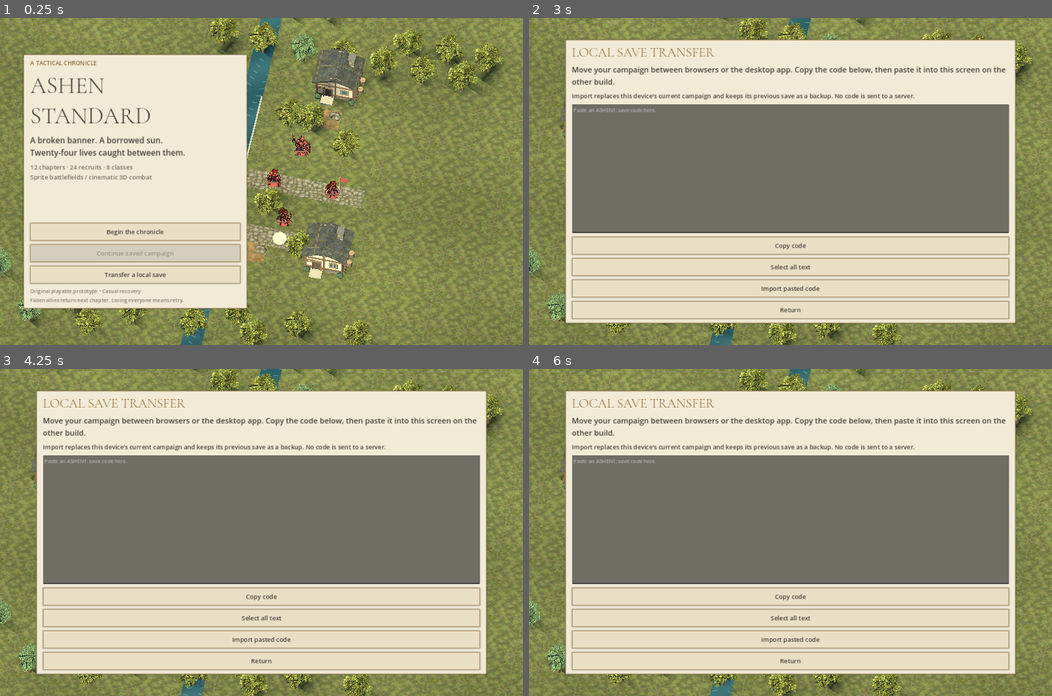
Above: before the commit, frames 1-4 (two rows, left to right).
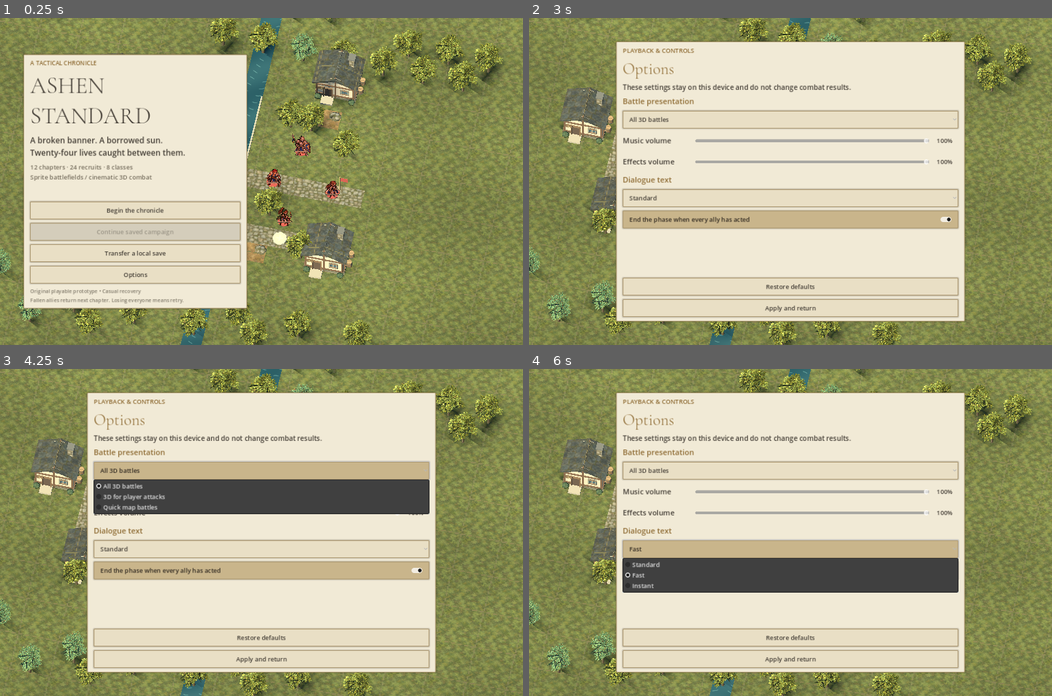
Above: after the commit, the same moments.

Repository: alexrao2000/Poem
Game: Godot game, scene res://main.tscn
Same seed, same stepped clock (60 frames per second), same inputs: the game is played once before the commit and once after it.
Inputs (mouse positions are in pixels of both pictures, inside the frame that each line leads up to):
- Up to frame 1 (0.25 s): no input
- Up to frame 2 (3 s): click "Transfer a local save" at 0.5 s; click "Import pasted code" at 1.25 s; click "Return" at 2 s; click (664, 273) at 2.75 s, where only the run after the commit has a clickable "Options"
- Up to frame 3 (4.25 s): click (261, 470) at 3.5 s, where only the run after the commit has a clickable "All 3D battles"
- Up to frame 4 (6 s): click (790, 548) at 4.25 s, where only the run after the commit has a clickable "Standard"; click (790, 571) at 5 s, where only the run after the commit has a clickable "End the phase when every ally…"; click (790, 548) at 5.75 s, where only the run after the commit has a clickable "Fast"

The runs differ from the first frame. In frame 1, 0.9% of the frame differs, in the area x 5-47%, y 56-80%; in frame 2, 49%; in frame 3, 49%; in frame 4, 51%, in the area x 6-94%, y 6-94%.

Commit message:
Add local playback, audio and dialogue preferences

Diff:
--- a/scripts/main.gd
+++ b/scripts/main.gd
@@ -18,6 +18,9 @@
 var scenery: RefCounted
 const CLASSES = ["Vanguard","Knight","Ranger","Arcanist","Warden","Rider","Corsair","Duelist"]
 var game = Rules.new()
+var preferences=preload("res://scripts/preferences.gd").new()
+var settings_path="user://preferences.json"
+var options_return="title"
 var tactics=preload("res://scripts/tactics.gd").new()
 var camera: Camera3D
 var environment: Environment
@@ -41,7 +44,6 @@
 var sfx_streams: Dictionary={}
 var sfx_players: Array=[]
 var music_transition: Tween
-var muted = false
 var sprites: Array = []
 var unit_nodes: Dictionary={}
 var moving_id=""
@@ -94,7 +96,8 @@
 	camera.current=true
 	canvas=CanvasLayer.new()
 	add_child(canvas)
-	setup_audio()
+	preferences.load_file(settings_path)
+	setup_audio();apply_audio_preferences()
 	show_title()
 
 func setup_audio():
@@ -131,8 +134,8 @@
 func _process(dt):
 	clock+=dt
 	if screen=="dialogue" and is_instance_valid(dialogue_label):
-		dialogue_reveal+=dt*55
-		dialogue_label.visible_characters=int(dialogue_reveal)
+		dialogue_reveal+=dt*float(preferences.values.text_speed)
+		dialogue_label.visible_characters=-1 if preferences.values.text_speed==0 else int(dialogue_reveal)
 	for s in sprites:
 		if is_instance_valid(s):s.position.y=s.get_meta("base_y",.65)+sin(clock*3+float(s.get_meta("phase",0)))*.015
 
@@ -271,6 +274,7 @@
 	button_in(v,"Begin the chronicle",func():game.new_campaign();music.play();show_camp())
 	button_in(v,"Continue saved campaign",load_campaign,not FileAccess.file_exists(save_path) and not FileAccess.file_exists(save_path+".bak"))
 	button_in(v,"Transfer a local save",func():show_save_transfer("title"))
+	button_in(v,"Options",func():show_options("title"))
 	label_in(v,"Original playable prototype • Casual recovery\nFallen allies return next chapter. Losing everyone means retry.",14,Color("827b6c"))
 
 func show_camp():
@@ -298,7 +302,9 @@
 	label_in(left,"Select up to six allies. Healing tiles restore 6 HP each turn. Open a portrait to inspect equipment. Wardens heal within staff range; everyone carries two field tonics.",16,Color("766e5e"))
 	var sp=Control.new();sp.size_flags_vertical=Control.SIZE_EXPAND_FILL;left.add_child(sp)
 	button_in(left,"Deploy company  >",func():game.start_battle();make_map();show_battle();game.save_game(save_path,"battle"),game.deployed.is_empty())
-	button_in(left,"Save campaign",func():save_with_feedback("camp"))
+	var tools_row=HBoxContainer.new();tools_row.add_theme_constant_override("separation",8);left.add_child(tools_row)
+	button_in(tools_row,"Save campaign",func():save_with_feedback("camp")).size_flags_horizontal=Control.SIZE_EXPAND_FILL
+	button_in(tools_row,"Options",func():show_options("camp")).size_flags_horizontal=Control.SIZE_EXPAND_FILL
 	button_in(left,"Transfer a local save",func():show_save_transfer("camp"))
 	button_in(left,"Return to title",show_title)
 	label_in(left,"Music: A Standard at Dawn · paired arrangements\nVisuals: original painted art and 3D models",13,Color("827b6c"))
@@ -389,7 +395,7 @@
 	var spacer=Control.new();spacer.size_flags_vertical=Control.SIZE_EXPAND_FILL;side.add_child(spacer)
 	button_in(side,"End player phase",end_turn,busy)
 	button_in(side,"Save battle",func():save_with_feedback("battle"),busy)
-	button_in(side,"Music: "+("off" if muted else "on"),func():muted=not muted;music.volume_db=-80 if muted else -12;update_side())
+	button_in(side,"Options / audio",func():show_options("battle"),busy)
 	button_in(side,"War council (restart map)",show_camp,busy)
 
 func highlight():
@@ -500,7 +506,7 @@
 	selected=null;target=null;origin=null;refresh_pieces();highlight();update_side()
 	if await check_result():return
 	game.save_game(save_path,"battle")
-	if game.living("player").all(func(u):return u.acted):end_turn()
+	if preferences.values.auto_end and game.living("player").all(func(u):return u.acted):end_turn()
 
 func end_turn():
 	if busy or screen!="battle":return
@@ -531,6 +537,9 @@
 
 func cinematic(a,b,events,initial_hp={}):
 	if events.is_empty():return
+	if not preferences.show_cinematic(a.team):
+		await map_combat_feedback(events)
+		return
 	skip_combat=false;music_mix(true)
 	var old_pos=camera.position;var old_rot=camera.rotation
 	var focus=Vector3((a.x+b.x)*.5,0,(a.y+b.y)*.5)
@@ -760,11 +769,11 @@
 	var speaker=game.roster.filter(func(u):return u.id==line.speaker)
 	dialogue_name.text=speaker[0].name if not speaker.is_empty() else line.speaker.capitalize()
 	dialogue_portrait.texture=portraits.get_portrait(line.speaker)
-	dialogue_label.text=line.text;dialogue_label.visible_characters=0;dialogue_reveal=0.0
+	dialogue_label.text=line.text;dialogue_label.visible_characters=-1 if preferences.values.text_speed==0 else 0;dialogue_reveal=0.0
 
 func advance_dialogue():
 	if screen!="dialogue":return
-	if dialogue_label.visible_characters<dialogue_label.text.length():
+	if dialogue_label.visible_characters>=0 and dialogue_label.visible_characters<dialogue_label.text.length():
 		dialogue_reveal=dialogue_label.text.length();dialogue_label.visible_characters=dialogue_label.text.length();return
 	dialogue_index+=1;refresh_dialogue()
 
@@ -1022,3 +1031,58 @@
 		cube(route_preview,Vector3((a.x+b.x)*.5,.055,(a.y+b.y)*.5),Vector3(1,.025,.075) if a.y==b.y else Vector3(.075,.025,1),Color("ffdf88"))
 	for offset in [Vector2(-.43,0),Vector2(.43,0),Vector2(0,-.43),Vector2(0,.43)]:
 		cube(route_preview,Vector3(destination.x+offset.x,.055,destination.y+offset.y),Vector3(.055,.025,.9) if offset.x!=0 else Vector3(.9,.025,.055),Color("ffdf88"))
+
+func apply_audio_preferences():
+	if is_instance_valid(music):music.volume_db=preferences.volume_db("music")
+	for player in sfx_players:player.volume_db=preferences.volume_db("effects")
+
+func show_options(return_to: String):
+	if return_to=="battle":cancel_selection()
+	options_return=return_to;screen="options";reset_ui()
+	var panel=panel_at(ui,240,65,-240,-65)
+	label_in(panel,"PLAYBACK & CONTROLS",17,GOLD)
+	label_in(panel,"Options",44,GOLD)
+	label_in(panel,"These settings stay on this device and do not change combat results.",19)
+	label_in(panel,"Battle presentation",21,GOLD)
+	var mode=OptionButton.new();mode.name="CombatMode";mode.custom_minimum_size.y=42
+	for title in ["All 3D battles","3D for player attacks","Quick map battles"]:mode.add_item(title)
+	mode.selected=["all","player","map"].find(preferences.values.combat);panel.add_child(mode)
+	mode.item_selected.connect(func(index):preferences.values.combat=["all","player","map"][index])
+	for key in ["music","effects"]:
+		var row=HBoxContainer.new();row.add_theme_constant_override("separation",20);panel.add_child(row)
+		var title=label_in(row,key.capitalize()+" volume",20);title.custom_minimum_size.x=180
+		var value_label=Label.new();value_label.custom_minimum_size.x=60
+		var slider=HSlider.new();slider.name=key.capitalize()+"Volume";slider.min_value=0;slider.max_value=100;slider.step=5;slider.value=preferences.values[key]*100
+		slider.size_flags_horizontal=Control.SIZE_EXPAND_FILL;slider.custom_minimum_size.y=48;row.add_child(slider);row.add_child(value_label);value_label.text="%d%%"%slider.value
+		slider.value_changed.connect(func(value):preferences.values[key]=value/100.0;value_label.text="%d%%"%value;apply_audio_preferences())
+	label_in(panel,"Dialogue text",21,GOLD)
+	var speed=OptionButton.new();speed.name="TextSpeed";speed.custom_minimum_size.y=42
+	for title in ["Standard","Fast","Instant"]:speed.add_item(title)
+	speed.selected=[55,90,0].find(int(preferences.values.text_speed));panel.add_child(speed)
+	speed.item_selected.connect(func(index):preferences.values.text_speed=[55,90,0][index])
+	var automatic=CheckButton.new();automatic.name="AutoEnd";automatic.text="End the phase when every ally has acted";automatic.button_pressed=preferences.values.auto_end;panel.add_child(automatic)
+	automatic.toggled.connect(func(value):preferences.values.auto_end=value)
+	var spacer=Control.new();spacer.size_flags_vertical=Control.SIZE_EXPAND_FILL;panel.add_child(spacer)
+	button_in(panel,"Restore defaults",func():preferences.reset();apply_audio_preferences();show_options(options_return))
+	button_in(panel,"Apply and return",close_options)
+
+func close_options():
+	var saved=preferences.save_file(settings_path)
+	if options_return=="battle":show_battle()
+	elif options_return=="camp":show_camp()
+	else:show_title()
+	if not saved:show_notice("Settings are active, but could not be saved on this device.")
+
+func map_combat_feedback(events: Array):
+	for event in events:
+		var targets=game.units.filter(func(unit):return unit.id==event.target)
+		if targets.is_empty():continue
+		var unit=targets[0];var text_label=Label.new();ui.add_child(text_label)
+		text_label.text="MISS" if not event.hit else ("CRIT " if event.crit else "")+str(int(event.damage))
+		text_label.add_theme_font_size_override("font_size",28);text_label.add_theme_color_override("font_color",Color("ffe5a1"));text_label.add_theme_color_override("font_outline_color",Color("30353a"));text_label.add_theme_constant_override("outline_size",5)
+		text_label.position=camera.unproject_position(Vector3(unit.x,1.1,unit.y))-Vector2(25,20);text_label.mouse_filter=Control.MOUSE_FILTER_IGNORE
+		play_sfx("critical" if event.crit else "hit" if event.hit else "swing")
+		var fade=create_tween().set_parallel(true);fade.tween_property(text_label,"position:y",text_label.position.y-24,.24);fade.tween_property(text_label,"modulate:a",0.0,.24)
+		await fade.finished
+		text_label.queue_free()
+	refresh_pieces()
--- /dev/null
+++ b/scripts/preferences.gd
@@ -0,0 +1,35 @@
+extends RefCounted
+const DEFAULTS={"combat":"all","music":1.0,"effects":1.0,"text_speed":55,"auto_end":true}
+var values=DEFAULTS.duplicate()
+
+func reset():values=DEFAULTS.duplicate()
+
+func valid(data) -> bool:
+ if not data is Dictionary or data.get("combat") not in ["all","player","map"]:return false
+ if not (data.get("text_speed") is int or data.get("text_speed") is float):return false
+ if not is_finite(float(data.text_speed)) or data.text_speed!=int(data.text_speed) or int(data.text_speed) not in [0,55,90] or not data.get("auto_end") is bool:return false
+ for key in ["music","effects"]:
+  if not (data.get(key) is float or data.get(key) is int) or not is_finite(float(data[key])) or data[key]<0 or data[key]>1:return false
+ return true
+
+func load_file(path: String) -> bool:
+ if path.is_empty() or not FileAccess.file_exists(path):return false
+ var file=FileAccess.open(path,FileAccess.READ)
+ if file==null or file.get_length()>4096:return false
+ var parser=JSON.new()
+ if parser.parse(file.get_as_text())!=OK or not valid(parser.data):return false
+ values=parser.data;values.text_speed=int(values.text_speed)
+ return true
+
+func save_file(path: String) -> bool:
+ if path.is_empty() or not valid(values):return false
+ var file=FileAccess.open(path+".tmp",FileAccess.WRITE)
+ if file==null:return false
+ file.store_string(JSON.stringify(values));file.close()
+ return DirAccess.rename_absolute(path+".tmp",path)==OK
+
+func show_cinematic(team: String) -> bool:
+ return values.combat=="all" or (values.combat=="player" and team=="player")
+
+func volume_db(key: String) -> float:
+ return -80.0 if values[key]<=0 else linear_to_db(float(values[key]))-12.0
--- a/tests/test_audio.gd
+++ b/tests/test_audio.gd
@@ -6,7 +6,7 @@
  assert(calm.stereo and ablaze.stereo,"Both arrangements use stereo")
  assert(calm.mix_rate==ablaze.mix_rate and calm.data.size()==ablaze.data.size(),"Exact shared sample timeline")
  assert(calm.get_length()>70 and calm.get_length()<72,"Full 32-bar arrangement")
- var app=load("res://main.tscn").instantiate();app.save_path="/private/tmp/ashen-test_audio-ui-save.json";root.add_child(app);await process_frame
+ var app=load("res://main.tscn").instantiate();app.settings_path="";app.save_path="/private/tmp/ashen-test_audio-ui-save.json";root.add_child(app);await process_frame
  var expected=calm.data.size()/4
  for i in range(2):
   var track=app.score.get_sync_stream(i)
--- a/tests/test_combat_stats.gd
+++ b/tests/test_combat_stats.gd
@@ -29,7 +29,7 @@
  assert(g.restore_save(data)=="camp" and g.roster[0].resistance==8,"Migration includes level growth and promotion resistance")
  data=g.save_data("camp").duplicate(true);data.roster[0].resistance="bad";assert(not g.valid_save(data))
  data.roster[0].resistance=-1;assert(not g.valid_save(data))
- var app=load("res://main.tscn").instantiate();app.save_path="/private/tmp/ashen-stats-ui.json";root.add_child(app);await process_frame
+ var app=load("res://main.tscn").instantiate();app.settings_path="";app.save_path="/private/tmp/ashen-stats-ui.json";root.add_child(app);await process_frame
  app.game.start_battle();app.make_map();app.show_battle();app.selected=app.game.units[0];app.target=app.game.living("enemy")[0]
  app.update_side();await process_frame;await process_frame
  for control in app.side.get_children():assert(control.get_global_rect().end.y<=app.ui.size.y,"Resistance and effectiveness forecast fit viewport")
--- a/tests/test_equipment.gd
+++ b/tests/test_equipment.gd
@@ -27,7 +27,7 @@
  assert(g.save_game("/private/tmp/ashen-equipment-save.json","battle"))
  var restored=Rules.new();assert(restored.load_game("/private/tmp/ashen-equipment-save.json")=="battle")
  assert(restored.roster[2].item=="longbow" and restored.roster[2].reach==3,"Equipment survives save roundtrip")
- var app=load("res://main.tscn").instantiate();app.save_path="/private/tmp/ashen-test_equipment-ui-save.json";root.add_child(app);await process_frame
+ var app=load("res://main.tscn").instantiate();app.settings_path="";app.save_path="/private/tmp/ashen-test_equipment-ui-save.json";root.add_child(app);await process_frame
  app.show_equipment(app.game.roster[0]);await process_frame
  assert(app.screen=="equipment","Equipment page opens")
  app.show_dossier(app.game.roster[0]);assert(app.screen=="dossier","Return to record")
--- a/tests/test_movement.gd
+++ b/tests/test_movement.gd
@@ -22,7 +22,7 @@
     paths+=1
    assert(g.rng.state==before and g.pos(unit)==position,"Route queries are pure")
    assert(g.movement_path(unit,Vector2i(-1,-1)).is_empty())
- var app=load("res://main.tscn").instantiate();app.save_path="/private/tmp/ashen-movement-ui.json";root.add_child(app);await process_frame
+ var app=load("res://main.tscn").instantiate();app.settings_path="";app.save_path="/private/tmp/ashen-movement-ui.json";root.add_child(app);await process_frame
  app.game.new_campaign();app.game.start_battle();app.make_map();app.show_battle();await process_frame
  var unit=app.game.units[0];var start=app.game.pos(unit);var destination=start
  for tile in app.game.reachable(unit):
--- /dev/null
+++ b/tests/test_preferences.gd
@@ -0,0 +1,42 @@
+extends SceneTree
+const Preferences=preload("res://scripts/preferences.gd")
+func _initialize():call_deferred("run")
+func run():
+ var prefs=Preferences.new()
+ assert(prefs.show_cinematic("player") and prefs.show_cinematic("enemy"),"Default retains full 3D combat")
+ prefs.values.combat="player";assert(prefs.show_cinematic("player") and not prefs.show_cinematic("enemy"))
+ prefs.values.combat="map";assert(not prefs.show_cinematic("player"))
+ prefs.values.music=0;assert(prefs.volume_db("music")==-80)
+ assert(prefs.save_file("/private/tmp/ashen-preferences.json"))
+ var restored=Preferences.new();assert(restored.load_file("/private/tmp/ashen-preferences.json") and restored.values.combat=="map" and restored.values.music==0 and restored.values.text_speed==55)
+ var invalid=prefs.values.duplicate();invalid.effects=4;assert(not prefs.valid(invalid))
+ invalid.effects="loud";assert(not prefs.valid(invalid))
+ var app=load("res://main.tscn").instantiate();app.settings_path="";app.save_path="/private/tmp/ashen-preferences-campaign.json";root.add_child(app);await process_frame
+ app.settings_path="/private/tmp/ashen-preferences-ui.json";app.show_options("title");await process_frame;await process_frame
+ var mode=app.ui.find_child("CombatMode",true,false);mode.selected=2;mode.item_selected.emit(2)
+ var music=app.ui.find_child("MusicVolume",true,false);music.value=0
+ assert(app.preferences.values.combat=="map" and app.music.volume_db==-80,"Menu updates playback and audio")
+ var text=app.ui.find_child("TextSpeed",true,false);text.selected=2;text.item_selected.emit(2)
+ app.close_options();await process_frame
+ assert(restored.load_file(app.settings_path) and restored.values.text_speed==0)
+ app.show_dialogue([{"speaker":"lyra","text":"Instant text."},{"speaker":"oren","text":"Second line."}],func():app.show_title())
+ assert(app.dialogue_label.visible_characters==-1);app.advance_dialogue()
+ assert(app.dialogue_index==1,"Instant dialogue advances with one press")
+ app.finish_dialogue();app.game.start_battle();app.make_map();app.show_battle()
+ var a=app.game.units[0];var b=app.game.living("enemy")[0];a.x=8;a.y=4;b.x=9;b.y=4
+ var events=app.game.combat(a,b);var rng=app.game.rng.state;var hp=b.hp;var camera_position=app.camera.position
+ await app.cinematic(a,b,events)
+ assert(app.camera.projection==Camera3D.PROJECTION_ORTHOGONAL and app.camera.position==camera_position,"Quick mode keeps tactical camera")
+ assert(app.game.rng.state==rng and b.hp==hp,"Presentation does not reroll or apply damage twice")
+ app.show_options("battle");await process_frame;await process_frame
+ for control in app.ui.find_children("*","Button",true,false):assert(control.get_global_rect().end.y<=app.ui.size.y,"Options controls fit viewport")
+ app.close_options();assert(app.screen=="battle","Options return to tactical play")
+ app.show_title();await process_frame;await process_frame
+ for control in app.ui.find_children("*","Button",true,false):assert(control.get_global_rect().end.y<=app.ui.size.y,"Title controls fit viewport")
+ for chapter in range(12):
+  app.game.chapter=chapter;app.game.story_seen.append("opening_"+str(chapter));app.show_camp();await process_frame;await process_frame
+  for control in app.ui.find_children("*","Button",true,false):
+   if control.text in ["Options","Save campaign","Transfer a local save","Return to title","Deploy company  >"]:assert(control.get_global_rect().end.y<=app.ui.size.y,"Camp controls fit all twelve chapters")
+ app.queue_free();await process_frame
+ print("PASS: local preferences, volume, cinematic modes, instant dialogue, persistence and unchanged combat simulation")
+ quit()
--- a/tests/test_presentation.gd
+++ b/tests/test_presentation.gd
@@ -15,7 +15,7 @@
 	call_deferred("run")
 
 func run():
-	var app=load("res://main.tscn").instantiate();app.save_path="/private/tmp/ashen-test_presentation-ui-save.json"
+	var app=load("res://main.tscn").instantiate();app.settings_path="";app.save_path="/private/tmp/ashen-test_presentation-ui-save.json"
 	root.add_child(app)
 	await process_frame
 	for chapter in range(12):
--- a/tests/test_progress.gd
+++ b/tests/test_progress.gd
@@ -9,7 +9,7 @@
  assert(changes[0].gains.max_hp==2 and changes[0].gains.pow==1,"Growth records actual stat gains")
  assert(g.rng.state==state,"Progress inspection never consumes RNG")
  assert(g.progress_since(g.progress_snapshot()).is_empty(),"No duplicate gains after fresh snapshot")
- var app=load("res://main.tscn").instantiate();app.save_path="/private/tmp/ashen-test_progress-ui-save.json";root.add_child(app);await process_frame
+ var app=load("res://main.tscn").instantiate();app.settings_path="";app.save_path="/private/tmp/ashen-test_progress-ui-save.json";root.add_child(app);await process_frame
  app.game.start_battle();app.make_map();app.show_battle();app.busy=true
  app.game.units[0].xp=90;before=app.game.progress_snapshot();app.game.award_xp(app.game.units[0],45)
  app.show_progress(before);await process_frame
--- a/tests/test_promotions.gd
+++ b/tests/test_promotions.gd
@@ -39,7 +39,7 @@
  medic=g.units.filter(func(u):return u.id=="ivo")[0];hero=g.units[0]
  medic.x=2;medic.y=3;hero.x=3;hero.y=3;hero.hp=hero.max_hp-20
  var hp=hero.hp;assert(g.heal(medic,hero) and hero.hp==hp+16,"Luminary staff bonus changes actual healing")
- var app=load("res://main.tscn").instantiate();app.save_path="/private/tmp/ashen-test-promotions-ui.json";root.add_child(app);await process_frame
+ var app=load("res://main.tscn").instantiate();app.settings_path="";app.save_path="/private/tmp/ashen-test-promotions-ui.json";root.add_child(app);await process_frame
  var unit=app.game.roster[0];unit.level=10
  app.show_promotions(unit);await process_frame;await process_frame
  assert(app.screen=="promotions")
--- a/tests/test_story.gd
+++ b/tests/test_story.gd
@@ -27,7 +27,7 @@
  assert(g.save_game("/private/tmp/ashen-story-save.json","camp"))
  var restored=Rules.new();assert(restored.load_game("/private/tmp/ashen-story-save.json")=="camp")
  assert(restored.story_seen==g.story_seen,"Read scenes persist")
- var app=load("res://main.tscn").instantiate();app.save_path="/private/tmp/ashen-test_story-ui-save.json";root.add_child(app);await process_frame
+ var app=load("res://main.tscn").instantiate();app.settings_path="";app.save_path="/private/tmp/ashen-test_story-ui-save.json";root.add_child(app);await process_frame
  app.game.new_campaign();app.show_camp();await process_frame
  assert(app.screen=="dialogue","New chapter begins with dialogue")
  app.advance_dialogue();assert(app.dialogue_index==0,"First press completes typewriter text")
--- a/tests/test_supports.gd
+++ b/tests/test_supports.gd
@@ -53,7 +53,7 @@
  var medic=g.units[3];var scout=g.units[2];medic.x=1;medic.y=4;scout.x=1;scout.y=3;scout.hp-=8
  assert(g.heal(medic,scout) and g.supports.progress("sera_ivo").points==1)
  assert(not g.heal(medic,scout) and g.supports.progress("sera_ivo").points==1)
- var app=load("res://main.tscn").instantiate();app.save_path="/private/tmp/ashen-support-ui.json";root.add_child(app);await process_frame
+ var app=load("res://main.tscn").instantiate();app.settings_path="";app.save_path="/private/tmp/ashen-support-ui.json";root.add_child(app);await process_frame
  var unit=app.game.roster[0];var entry=app.game.supports.entries[0]
  app.game.supports.state[entry.id]={"points":3,"rank":0,"chapter":0,"earned":3,"turn":3}
  app.game.chapter=1;app.show_supports(unit);await process_frame;await process_frame
--- a/tests/test_transfer.gd
+++ b/tests/test_transfer.gd
@@ -22,7 +22,7 @@
  var legacy=source.save_data("battle").duplicate(true)
  for unit in legacy.roster+legacy.units:unit.erase("item")
  assert(copy.restore_save(legacy)=="battle" and copy.roster[2].item=="scout_bow","Older equipment-free saves receive defaults")
- var app=load("res://main.tscn").instantiate();app.save_path="/private/tmp/ashen-transfer-ui-save.json";root.add_child(app);await process_frame
+ var app=load("res://main.tscn").instantiate();app.settings_path="";app.save_path="/private/tmp/ashen-transfer-ui-save.json";root.add_child(app);await process_frame
  app.show_save_transfer("title");await process_frame
  assert(app.screen=="save_transfer" and is_instance_valid(app.transfer_text))
  app.transfer_text.text=code;await app.import_pasted_save();await process_frame
Not shown, added: scripts/preferences.gd.uid
Not shown, added: tests/test_preferences.gd.uid
Not shown, changed: DEVELOPMENT.md
